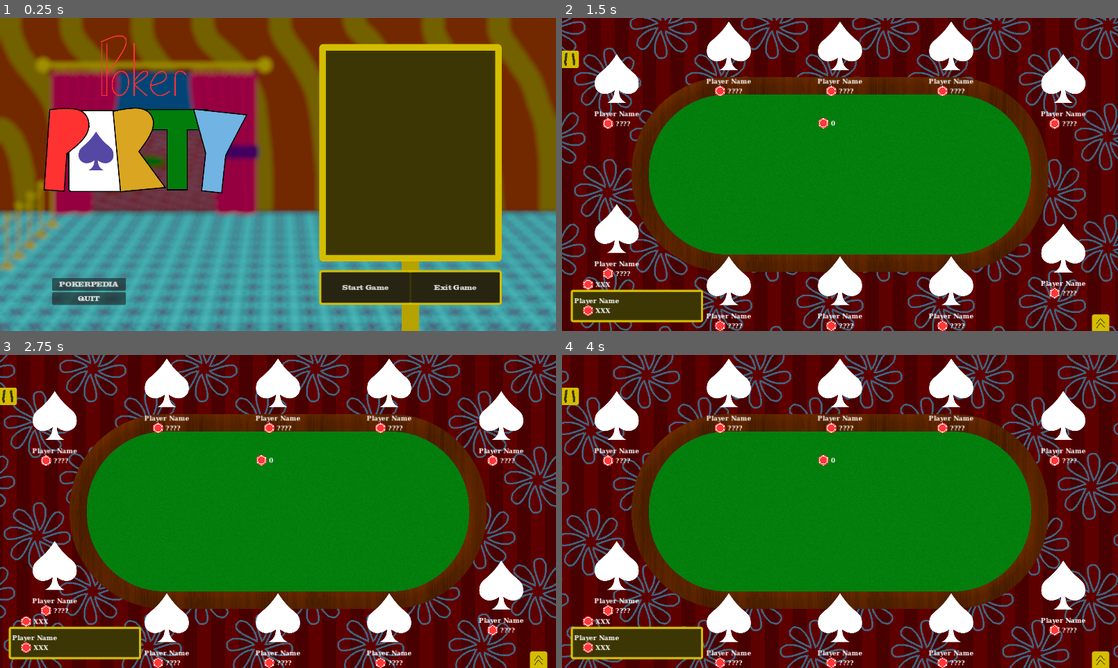
Above: before the commit, frames 1-4 (two rows, left to right).
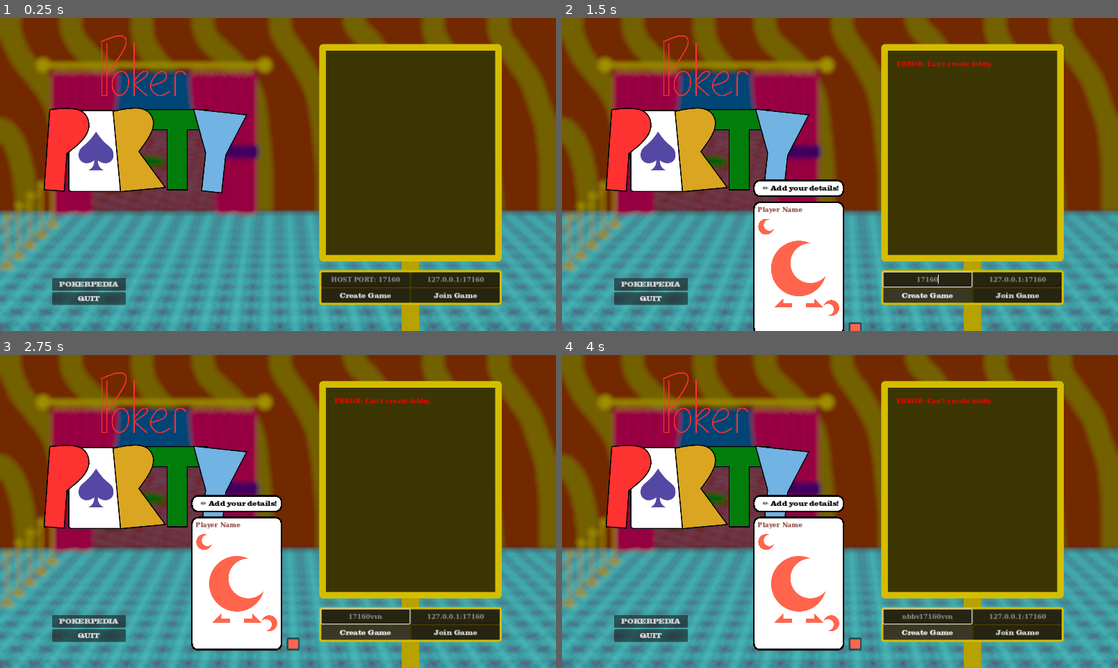
Above: after the commit, the same moments.

Repository: rwilson02/Poker-Party
Game: Godot game, scene res://scenes/Main.tscn
Same seed, same stepped clock (60 frames per second), same inputs: the game is played once before the commit and once after it. Sound files missing from this copy of the repository are replaced by a short silence.
Inputs (mouse positions are in pixels of both pictures, inside the frame that each line leads up to):
- Up to frame 1 (0.25 s): no input
- Up to frame 2 (1.5 s): click (928, 296) at 0.5 s, where only the run after the commit has a clickable "Create Game"; tap Enter (send_message) at 1.25 s; hold Up (ui_up) from 1.28 s (still down); hold B (bet_raise) from 1.28 s (still down)
- Up to frame 3 (2.75 s): tap V (check_call) at 1.55, 2.1 s; release Up (ui_up) at 2.03 s; release B (bet_raise) at 2.03 s; hold Down (ui_down) from 2.03 s (still down); tap N (fold) at 2.3 s
- Up to frame 4 (4 s): release Down (ui_down) at 2.78 s; hold N (fold) 2.78-3.53 s; hold Up (ui_up) from 2.78 s (still down); tap B (bet_raise) at 3.05, 3.6 s; tap V (check_call) at 3.8 s

The runs differ from the first frame. In frame 1, 0.6% of the frame differs, in the area x 57-90%, y 82-90%; in frame 2, 97%; in frame 3, 97%, in the area x 0-100%, y 0-100%; in frame 4, 97%.
Error before the commit: Invalid access to property or key '1' on a base object of type 'Dictionary'. (res://scripts/netgame.gd:105)

Commit message:
ai pt2: making it actually work
well enough to like, play a game with it

Diff:
--- a/scenes/Lobby.tscn
+++ b/scenes/Lobby.tscn
@@ -394,7 +394,6 @@
 theme_override_styles/panel = SubResource("StyleBoxFlat_idn42")
 
 [node name="PreGame" type="HBoxContainer" parent="LobbyControls/Control"]
-visible = false
 layout_mode = 1
 anchors_preset = 8
 anchor_left = 0.5
@@ -446,6 +445,7 @@
 text = "Join Game"
 
 [node name="InGame" type="HBoxContainer" parent="LobbyControls/Control"]
+visible = false
 layout_mode = 1
 anchors_preset = 8
 anchor_left = 0.5
@@ -459,10 +459,30 @@
 grow_horizontal = 2
 grow_vertical = 2
 
-[node name="StartButton" type="Button" parent="LobbyControls/Control/InGame"]
+[node name="VBoxContainer" type="VBoxContainer" parent="LobbyControls/Control/InGame"]
+layout_mode = 2
+size_flags_horizontal = 3
+
+[node name="StartButton" type="Button" parent="LobbyControls/Control/InGame/VBoxContainer"]
+unique_name_in_owner = true
 layout_mode = 2
 size_flags_horizontal = 3
 text = "Start Game"
+
+[node name="HBoxContainer" type="HBoxContainer" parent="LobbyControls/Control/InGame/VBoxContainer"]
+layout_mode = 2
+size_flags_vertical = 3
+
+[node name="Label" type="Label" parent="LobbyControls/Control/InGame/VBoxContainer/HBoxContainer"]
+layout_mode = 2
+size_flags_horizontal = 3
+text = "AI Players:"
+horizontal_alignment = 2
+vertical_alignment = 1
+
+[node name="AIInput" type="SpinBox" parent="LobbyControls/Control/InGame/VBoxContainer/HBoxContainer"]
+unique_name_in_owner = true
+layout_mode = 2
 
 [node name="CancelButton" type="Button" parent="LobbyControls/Control/InGame"]
 layout_mode = 2
@@ -526,6 +546,6 @@
 
 [connection signal="pressed" from="LobbyControls/Control/PreGame/Hosting/Create" to="." method="create_game"]
 [connection signal="pressed" from="LobbyControls/Control/PreGame/Joining/Join" to="." method="on_join_button"]
-[connection signal="pressed" from="LobbyControls/Control/InGame/StartButton" to="." method="on_start_button"]
+[connection signal="pressed" from="LobbyControls/Control/InGame/VBoxContainer/StartButton" to="." method="on_start_button"]
 [connection signal="pressed" from="LobbyControls/Control/InGame/CancelButton" to="." method="on_cancel_button"]
 [connection signal="pressed" from="PlayerSetup/VBoxContainer/OpenPokerpedia" to="." method="show_how_to_play"]
--- a/scripts/ai.gd
+++ b/scripts/ai.gd
@@ -23,6 +23,7 @@
 var keep_thinking: bool
 var combo_base: Array
 var remaining_cards: Array
+var current_max_bet: int
 
 var thread_BF: Thread
 var thread_MC: Thread
@@ -53,8 +54,9 @@
 
 	done.connect(answer)
 
-func think():
+func think(bet):
 	keep_thinking = true
+	current_max_bet = bet
 	think_timer.start(get_think_time())
 
 	var all_cards = range(Rules.get_deck_size())
@@ -70,7 +72,7 @@
 	for n in range(remaining_cards.size(), remaining_cards.size() - cards_to_guess, -1):
 		combinations *= n
 	for n in (cards_to_guess + 1):
-		combinations /= 1
+		combinations /= maxi(1, n)
 
 	if combinations >= MAX_MONTE_CARLO_TESTS:
 		print("Running Monte Carlo simulation...")
@@ -85,8 +87,9 @@
 	mutex.lock()
 	keep_thinking = false
 	mutex.unlock()
-	# ↕ Need to be separate?
+
 	await get_tree().create_timer(0.5).timeout
+
 	mutex.lock()
 	var thread_result = result
 	mutex.unlock()
@@ -96,20 +99,20 @@
 
 	# If thread found better average score than overall average
 	if thread_result[0] > AVERAGE_SCORES[Rules.RULES.CARDS_PER_HAND]:
-		var a = thread_result[0] / thread_result[1] # average score / max score
-		var b = inverse_lerp(a, thread_result[1], thread_result[0]) # find place between ovr.avg and max
+		# find place between ovr.avg and max
+		var b = inverse_lerp(AVERAGE_SCORES[Rules.RULES.CARDS_PER_HAND], thread_result[1], thread_result[0])
 
 		if randf() * certainty < optimism:
-			var value = maxi(
-				snappedi(Netgame.game_state.pot * b, 5),
+			var value = mini(maxi(
+				snappedi(Netgame.game_state.pot * (b / 3.0), 5) + player_info.current_bet,
 				Rules.RULES.MIN_BET
-			)
+			), player_info.chips)
 			answered.emit("RAISE", value)
 		else:
-			answered.emit("CALL", 0)
+			answered.emit("CALL", maxi(current_max_bet - player_info.current_bet, 0))
 	else:
 		if randf() * certainty < optimism:
-			answered.emit("CALL", 0)
+			answered.emit("CALL", maxi(current_max_bet - player_info.current_bet, 0))
 		else:
 			answered.emit("FOLD", 0)
 
@@ -124,6 +127,7 @@
 
 	return minf(max_move_time, estimated_think_time)
 
+#region AI think types
 func think_brute_force():
 	while run_threads:
 		sem_BF.wait()
@@ -134,23 +138,31 @@
 		var cards_to_guess = Rules.RULES.COMM_CARDS - Netgame.game_state.comm_cards.size()
 		var card_tests = range(cards_to_guess)
 
-		while keep_thinking and card_tests[0] <= (remaining_cards.size() - cards_to_guess):
-			var trial_combo = combo_base.duplicate()
-			for idx in card_tests:
-				trial_combo.append(remaining_cards[idx])
-			var combo_score = evaluate(Hand.get_best_hand(trial_combo))
-
-			avg_score = (combo_score + combos_evaluated * avg_score) / (combos_evaluated + 1)
-			max_score = maxf(max_score, combo_score)
-			combos_evaluated += 1
-			print("#%d: %s: %.4f (%.4f)" % [combos_evaluated, trial_combo, combo_score, avg_score])
-
-			card_tests[-1] += 1
-			for i in range(-1, -cards_to_guess, -1):
-				if card_tests[i] % (remaining_cards.size() + i + 1) == 0:
-					card_tests[i - 1] += 1
-					for j in range(i, 0):
-						card_tests[j] = card_tests[j - 1] + 1
+		if cards_to_guess > 0:
+			while keep_thinking and card_tests[0] <= (remaining_cards.size() - cards_to_guess):
+				var trial_combo = combo_base.duplicate()
+				for idx in card_tests:
+					trial_combo.append(remaining_cards[idx])
+				for card in trial_combo:
+					if card & Rules.HIDDEN:
+						card = randi_range(0, Rules.get_deck_size())
+
+				var combo_score = evaluate(Hand.get_best_hand(trial_combo))
+
+				avg_score = (combo_score + combos_evaluated * avg_score) / (combos_evaluated + 1)
+				max_score = maxf(max_score, combo_score)
+				combos_evaluated += 1
+				print("#%d: %s: %.4f (%.4f)" % [combos_evaluated, trial_combo, combo_score, avg_score])
+
+				card_tests[-1] += 1
+				for i in range(-1, -cards_to_guess, -1):
+					if card_tests[i] % (remaining_cards.size() + i + 1) == 0:
+						card_tests[i - 1] += 1
+						for j in range(i, 0):
+							card_tests[j] = card_tests[j - 1] + 1
+		else:
+			avg_score = evaluate(Hand.new(combo_base))
+			max_score = avg_score
 
 		mutex.lock()
 		result = [avg_score, max_score]
@@ -159,7 +171,6 @@
 		print("Brute Force complete")
 		print(str(result))
 		call_thread_safe("emit_signal", "done")
-
 func think_monte_carlo():
 	while run_threads:
 		sem_MC.wait()
@@ -179,6 +190,13 @@
 
 			var combo = combo_base.duplicate()
 			combo.append_array(extras)
+
+			var i = 0
+			for card in combo:
+				if card & Rules.HIDDEN:
+					card = remaining_cards[idx + cards_to_guess + i]
+					i += 1
+
 			var combo_score = evaluate(Hand.get_best_hand(combo))
 
 			avg_score = (combo_score + combos_evaluated * avg_score) / (combos_evaluated + 1)
@@ -186,7 +204,7 @@
 			combos_evaluated += 1
 			print("#%d: %s: %.4f (%.4f)" % [combos_evaluated, combo, combo_score, avg_score])
 
-			idx += cards_to_guess
+			idx += (cards_to_guess + i)
 
 		mutex.lock()
 		result = [avg_score, max_score]
@@ -195,6 +213,18 @@
 		print("Performed %d Monte Carlo iterations" % combos_evaluated)
 		print(str(result))
 		call_thread_safe("emit_signal", "done")
+#endregion
+
+# AI rule change decision making
+func do_rule_change(option_a, option_b):
+	var choice = [option_a, option_b].pick_random()
+	var info_dict = RuleChanger.get_info_dict(RuleChanger.get_option_information(choice))
+
+	var rule = info_dict.RULE
+	var value = info_dict.VALUE if typeof(info_dict.VALUE) == TYPE_INT else 0
+
+	await get_tree().create_timer(randf_range(0.8, 2.4)).timeout
+	return [rule, value, choice]
 
 func array_subtract(A: Array, B: Array):
 	var AA = A.duplicate()
@@ -203,7 +233,14 @@
 	return AA
 
 func evaluate(hand: Hand):
-	var score: float = Rules.RULES.HAND_RANKS[hand.rank]
+	var score: float
+
+	if hand.rank in Rules.RULES.HAND_RANKS:
+		score = Rules.RULES.HAND_RANKS[hand.rank]
+	else:
+		score = -INF
+
+
 	for i in hand.cards.size():
 		score += float(Rules.get_value(hand.cards[i])) / (i + 1)
 	return score
--- a/scripts/gameplay/gameplay_betting.gd
+++ b/scripts/gameplay/gameplay_betting.gd
@@ -56,13 +56,13 @@
 
 			if awaiting_player > 0:
 				get_bet_option.rpc_id(awaiting_player, 0)
+				got_bet = await input_received
 			else:
 				var awaiting_ai = ai_wrangler.get_child(absi(awaiting_player))
-				awaiting_ai.think()
-				var result = await  awaiting_ai.answered
-				send_option.rpc_id(1, result[0], result[1])
-
-			got_bet = await input_received
+				awaiting_ai.think(get_max_bet())
+				var result = await awaiting_ai.answered
+				got_bet = await send_option(result[0], result[1], awaiting_player)
+
 			Netgame.players[awaiting_player].awaiting = false
 
 		if got_bet:
@@ -84,8 +84,16 @@
 		if awaiting_player not in Netgame.game_state.folded_players:
 #			prints("paging", awaiting_player)
 			Netgame.players[awaiting_player].awaiting = true
-			get_bet_option.rpc_id(awaiting_player, get_max_bet())
-			await input_received
+
+			if awaiting_player > 0:
+				get_bet_option.rpc_id(awaiting_player, get_max_bet())
+				await input_received
+			else:
+				var awaiting_ai = ai_wrangler.get_child(absi(awaiting_player))
+				awaiting_ai.think(get_max_bet())
+				var result = await awaiting_ai.answered
+				await send_option(result[0], result[1], awaiting_player)
+
 			Netgame.players[awaiting_player].awaiting = false
 
 	# End of betting round
@@ -129,8 +137,7 @@
 	is_event_listening = true
 
 @rpc("any_peer","call_local","reliable")
-func send_option(option, value):
-	var sender = multiplayer.get_remote_sender_id()
+func send_option(option, value, sender):
 	bet_to_match = get_max_bet()
 
 	match option:
@@ -166,6 +173,7 @@
 			DISPLAY.log_to_chat("player(%d) disconnected." % sender)
 
 	input_received.emit(option == "RAISE")
+	return option == "RAISE"
 
 func button_pressed(option):
 	var value = 0
@@ -177,7 +185,7 @@
 			value = bet_raise_input.value
 
 	bet_bar.visible = false
-	send_option.rpc_id(1, option, value)
+	send_option.rpc_id(1, option, value, multiplayer.get_unique_id())
 	timer.stop()
 	is_event_listening = false
 
@@ -214,7 +222,7 @@
 func player_disconnected(disconnected_id):
 	if awaiting_player == disconnected_id and multiplayer.is_server():
 #		send_option.rpc_id(1, "DISCONNECT", null)
-		send_option("DISCONNECT", null)
+		send_option("DISCONNECT", null, disconnected_id)
 
 func redistribute_wealth(from):
 	var free_money = Netgame.players[from].chips
--- a/scripts/gameplay/gameplay_main.gd
+++ b/scripts/gameplay/gameplay_main.gd
@@ -2,6 +2,8 @@
 
 signal all_responses_received
 signal next_round
+
+const AI = preload("res://scripts/ai.gd")
 
 @onready var DISPLAY = $Display
 @onready var BETTING = $Betting
@@ -31,6 +33,14 @@
 		player_responses = 0
 
 		DISPLAY.get_node("MultiplayerSynchronizer").set_visibility_for(0, true)
+
+		for id in range(0, -Rules.num_ai, -1):
+			var ai_player = Node.new()
+			ai_player.set_script(AI)
+			BETTING.get_node("AI").add_child(ai_player)
+			ai_player.setup()
+
+			Netgame.players[id] = ai_player.player_info
 
 		start_game(false)
 
@@ -147,10 +157,11 @@
 	for id in Netgame.game_state.active_players:
 		if id not in Netgame.game_state.folded_players:
 #			prints("All possible hands from", id)
-			var combined_cards = Netgame.players[id].cards.duplicate() + Netgame.game_state.comm_cards.duplicate()
+			var combined_cards = Netgame.players[id].cards.duplicate()
+			combined_cards.append_array(Netgame.game_state.comm_cards.duplicate())
 #			print(Hand.hand_to_string(combined_cards))
 			var best = Hand.get_best_hand(combined_cards)
-#			prints("Best hand:", Hand.hand_to_string(best.cards))
+			#prints("Best hand:", Hand.hand_to_string(best.cards))
 			winners.append([id, best])
 	winners.sort_custom(func(a,b): return Hand.sort(a[1], b[1]))
 
@@ -244,8 +255,17 @@
 			if losingest_player in Netgame.game_state.active_players \
 			and not losingest_player in Netgame.game_state.losers:
 				Netgame.players[losingest_player].awaiting = true
-				MENU.show_rule_changer.rpc_id(losingest_player)
-				valid = await MENU.okay_continue
+
+				if losingest_player > 0:
+					MENU.show_rule_changer.rpc_id(losingest_player)
+					valid = await MENU.okay_continue
+				else:
+					var rule_changer = MENU.get_node("RuleChange")
+					var options = rule_changer.get_options()
+					var choice = await BETTING.get_node("AI").get_child(losingest_player).do_rule_change(options[0], options[1])
+
+					rule_changer.on_receive_button_press(choice[0], choice[1], choice[2], losingest_player)
+					valid = true
 
 				if valid: Netgame.players[losingest_player].awaiting = false
 		else: break
--- a/scripts/lobby.gd
+++ b/scripts/lobby.gd
@@ -7,6 +7,7 @@
 @onready var lobby_controls = $LobbyControls/Control/PreGame
 @onready var start_controls = $LobbyControls/Control/InGame
 @onready var timer = $Timer
+@onready var ai_input = %AIInput
 
 const POKERPEDIA = preload("res://scenes/Pokerpedia.tscn")
 
@@ -15,14 +16,18 @@
 func _ready():
 	Netgame.test_player_conditions.connect(update_player_display)
 	Netgame.test_player_conditions.connect(test_start)
+	ai_input.value_changed.connect(test_start)
 	Netgame.server_disconnected.connect(server_exploded)
 	timer.timeout.connect(timeout)
 	Netgame.players.clear()
 	Rules.reset()
 	$PlayerSetup/VBoxContainer/QuitButton.pressed.connect(func(): get_tree().quit())
 
-func test_start(remaining_players):
-	start_controls.get_node("StartButton").disabled = false if remaining_players >= 2 else true
+func test_start(remaining_players = 1):
+	var rem = maxi(remaining_players, Netgame.players.keys().size())
+	ai_input.max_value = 10 - rem
+
+	start_controls.get_node("%StartButton").disabled = (rem + ai_input.value) < 2
 
 func update_player_display(_remaining = null):
 	var template_string = "%s\n"
@@ -53,7 +58,7 @@
 		player_inputs.set_editable(false)
 		lobby_controls.visible = false
 		start_controls.visible = true
-		start_controls.get_node("StartButton").visible = true
+		start_controls.get_node("%StartButton").visible = true
 		$LobbyControls/LobbyMenu.tabs_visible = true
 	else:
 		player_display.clear()
@@ -108,6 +113,7 @@
 
 func on_start_button():
 	set_lobby_rules()
+	Rules.num_ai = ai_input.value
 	start_game.rpc()
 
 @rpc("call_local", "reliable")
--- a/scripts/ui/rule_changer.gd
+++ b/scripts/ui/rule_changer.gd
@@ -200,13 +200,16 @@
 	option_selected.emit(change != "DISCONNECT")
 
 @rpc("any_peer", "call_local", "reliable")
-func on_receive_button_press(rule, value, change):
+func on_receive_button_press(rule, value, change, sender = null):
+	if sender == null:
+		sender = multiplayer.get_remote_sender_id()
+
 	if change != "DISCONNECT":
 		# really hacky, but good enough
 		var change_title = RuleChanger.get_option_information(change)
 		if not change_title.is_empty():
 			change_title = change_title[3]
-			$"../../Display".log_to_chat("player(%d) chose %s." % [multiplayer.get_remote_sender_id(), change_title])
+			$"../../Display".log_to_chat("player(%d) chose %s." % [sender, change_title])
 
 		Rules.add_change(change)
 		Rules.set_rule(rule, value)
